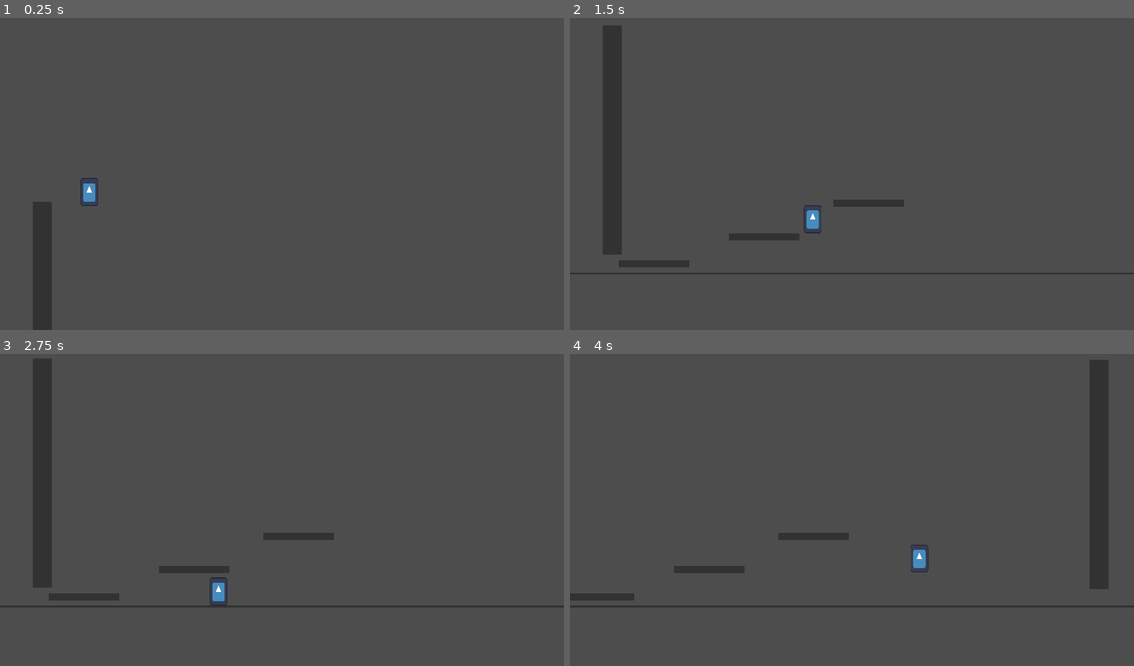
Above: before the commit, frames 1-4 (two rows, left to right).
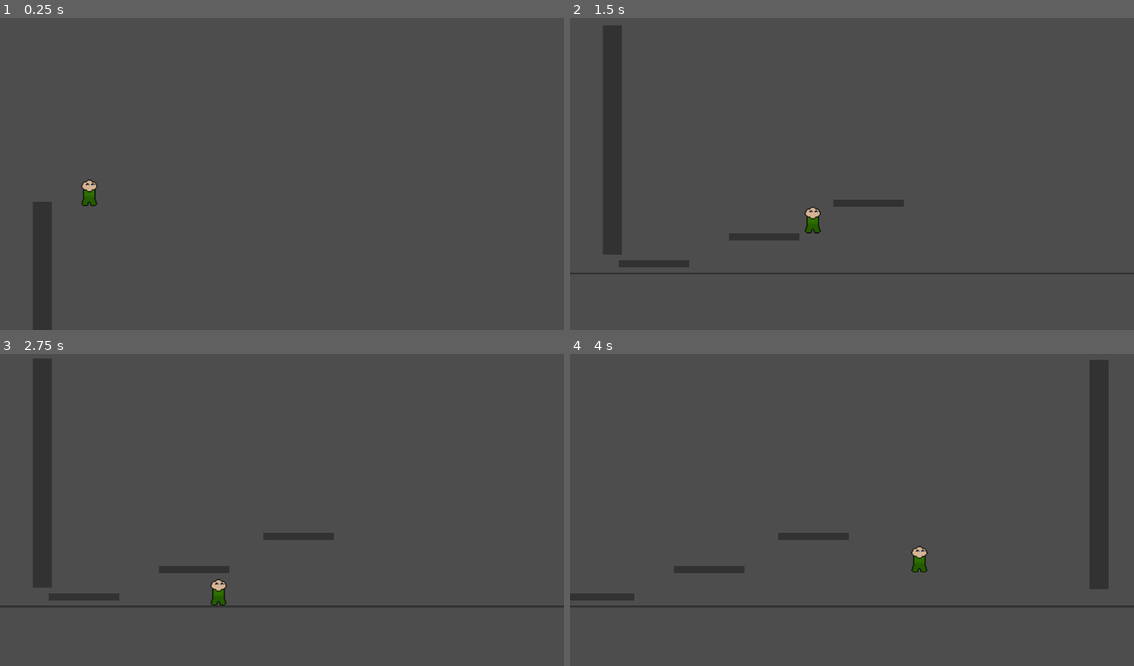
Above: after the commit, the same moments.

Repository: solarcosmic/split-switch
Game: Godot game, scene res://scenes/world.tscn
Same seed, same stepped clock (60 frames per second), same inputs: the game is played once before the commit and once after it. The engine's default icon, where the game draws it, is replaced by a stand-in: a white triangle on a blue panel in a dark square.
Inputs:
- Up to frame 1 (0.25 s): no input
- Up to frame 2 (1.5 s): tap Enter at 0.5 s; hold D (right) from 0.53 s (still down); tap Space (jump) at 0.77 s
- Up to frame 3 (2.75 s): tap Space (jump) at 1.52 s; release D (right) at 2.03 s; hold A (left) from 2.03 s (still down)
- Up to frame 4 (4 s): release A (left) at 2.78 s; hold D (right) from 2.78 s (still down); tap Space (jump) at 3.02, 3.77 s

The runs differ from the first frame. In frame 1, 0.2% of the frame differs, in the area x 14-18%, y 51-61%; in frame 2, 0.2%; in frame 3, 0.2%; in frame 4, 0.2%.

Commit message:
Add sprite for main character

Diff:
--- a/scenes/player.tscn
+++ b/scenes/player.tscn
@@ -1,7 +1,7 @@
 [gd_scene load_steps=4 format=3 uid="uid://t6f5qrt5q1y8"]
 
-[ext_resource type="Texture2D" uid="uid://d3e3ankjc2iro" path="res://icon.svg" id="1_3vyb7"]
 [ext_resource type="Script" uid="uid://8opfpwyu12wn" path="res://scripts/player.gd" id="1_g2els"]
+[ext_resource type="Texture2D" uid="uid://bre2fvr0fv4bd" path="res://assets/aspen.png" id="2_g2els"]
 
 [sub_resource type="RectangleShape2D" id="RectangleShape2D_g2els"]
 size = Vector2(43, 129)
@@ -13,8 +13,8 @@
 
 [node name="Sprite2D" type="Sprite2D" parent="."]
 position = Vector2(0, -64)
-scale = Vector2(0.625624, 1)
-texture = ExtResource("1_3vyb7")
+scale = Vector2(4, 4)
+texture = ExtResource("2_g2els")
 
 [node name="CollisionShape2D" type="CollisionShape2D" parent="."]
 position = Vector2(0.5, -64.5)
--- a/scenes/world.tscn
+++ b/scenes/world.tscn
@@ -24,77 +24,79 @@
 position_smoothing_speed = 2.0
 editor_draw_limits = true
 
-[node name="Platform" type="StaticBody2D" parent="."]
+[node name="Walls" type="Node2D" parent="."]
+
+[node name="Platform" type="StaticBody2D" parent="Walls"]
 position = Vector2(186, 1044)
 scale = Vector2(0.240002, 0.240002)
 
-[node name="MeshInstance2D" type="MeshInstance2D" parent="Platform"]
+[node name="MeshInstance2D" type="MeshInstance2D" parent="Walls/Platform"]
 modulate = Color(0.197937, 0.197937, 0.197937, 1)
 mesh = SubResource("QuadMesh_nnsk1")
 
-[node name="CollisionShape2D" type="CollisionShape2D" parent="Platform"]
+[node name="CollisionShape2D" type="CollisionShape2D" parent="Walls/Platform"]
 position = Vector2(-0.5, 0)
 shape = SubResource("RectangleShape2D_rwgxs")
 
-[node name="Platform2" type="StaticBody2D" parent="."]
+[node name="Platform2" type="StaticBody2D" parent="Walls"]
 position = Vector2(561, 951)
 scale = Vector2(0.240002, 0.240002)
 
-[node name="MeshInstance2D" type="MeshInstance2D" parent="Platform2"]
+[node name="MeshInstance2D" type="MeshInstance2D" parent="Walls/Platform2"]
 modulate = Color(0.197937, 0.197937, 0.197937, 1)
 mesh = SubResource("QuadMesh_nnsk1")
 
-[node name="CollisionShape2D" type="CollisionShape2D" parent="Platform2"]
+[node name="CollisionShape2D" type="CollisionShape2D" parent="Walls/Platform2"]
 position = Vector2(-0.5, 0)
 shape = SubResource("RectangleShape2D_rwgxs")
 
-[node name="Platform3" type="StaticBody2D" parent="."]
+[node name="Platform3" type="StaticBody2D" parent="Walls"]
 position = Vector2(917, 838)
 scale = Vector2(0.240002, 0.240002)
 
-[node name="MeshInstance2D" type="MeshInstance2D" parent="Platform3"]
+[node name="MeshInstance2D" type="MeshInstance2D" parent="Walls/Platform3"]
 modulate = Color(0.197937, 0.197937, 0.197937, 1)
 mesh = SubResource("QuadMesh_nnsk1")
 
-[node name="CollisionShape2D" type="CollisionShape2D" parent="Platform3"]
+[node name="CollisionShape2D" type="CollisionShape2D" parent="Walls/Platform3"]
 position = Vector2(-0.5, 0)
 shape = SubResource("RectangleShape2D_rwgxs")
 
-[node name="Wall" type="StaticBody2D" parent="."]
+[node name="Wall" type="StaticBody2D" parent="Walls"]
 position = Vector2(44, 621)
 scale = Vector2(0.0651956, -7.82647)
 
-[node name="MeshInstance2D" type="MeshInstance2D" parent="Wall"]
+[node name="MeshInstance2D" type="MeshInstance2D" parent="Walls/Wall"]
 modulate = Color(0.197937, 0.197937, 0.197937, 1)
 mesh = SubResource("QuadMesh_nnsk1")
 
-[node name="CollisionShape2D" type="CollisionShape2D" parent="Wall"]
+[node name="CollisionShape2D" type="CollisionShape2D" parent="Walls/Wall"]
 position = Vector2(-0.5, 0)
 shape = SubResource("RectangleShape2D_rwgxs")
 
-[node name="Wall2" type="StaticBody2D" parent="."]
+[node name="Wall2" type="StaticBody2D" parent="Walls"]
 position = Vector2(691, 1077)
 rotation = -1.5708
 scale = Vector2(0.0651956, -7.82647)
 
-[node name="MeshInstance2D" type="MeshInstance2D" parent="Wall2"]
+[node name="MeshInstance2D" type="MeshInstance2D" parent="Walls/Wall2"]
 modulate = Color(0.197937, 0.197937, 0.197937, 1)
 rotation = -1.5708
 mesh = SubResource("QuadMesh_nnsk1")
 
-[node name="CollisionShape2D" type="CollisionShape2D" parent="Wall2"]
+[node name="CollisionShape2D" type="CollisionShape2D" parent="Walls/Wall2"]
 position = Vector2(-0.5, 0)
 rotation = -1.5708
 shape = SubResource("RectangleShape2D_rwgxs")
 
-[node name="Wall3" type="StaticBody2D" parent="."]
+[node name="Wall3" type="StaticBody2D" parent="Walls"]
 position = Vector2(1888, 626)
 scale = Vector2(0.0651956, -7.82647)
 
-[node name="MeshInstance2D" type="MeshInstance2D" parent="Wall3"]
+[node name="MeshInstance2D" type="MeshInstance2D" parent="Walls/Wall3"]
 modulate = Color(0.197937, 0.197937, 0.197937, 1)
 mesh = SubResource("QuadMesh_nnsk1")
 
-[node name="CollisionShape2D" type="CollisionShape2D" parent="Wall3"]
+[node name="CollisionShape2D" type="CollisionShape2D" parent="Walls/Wall3"]
 position = Vector2(-0.5, 0)
 shape = SubResource("RectangleShape2D_rwgxs")
Binary file added: assets/aspen.png
Not shown, added: assets/aspen.png.import
